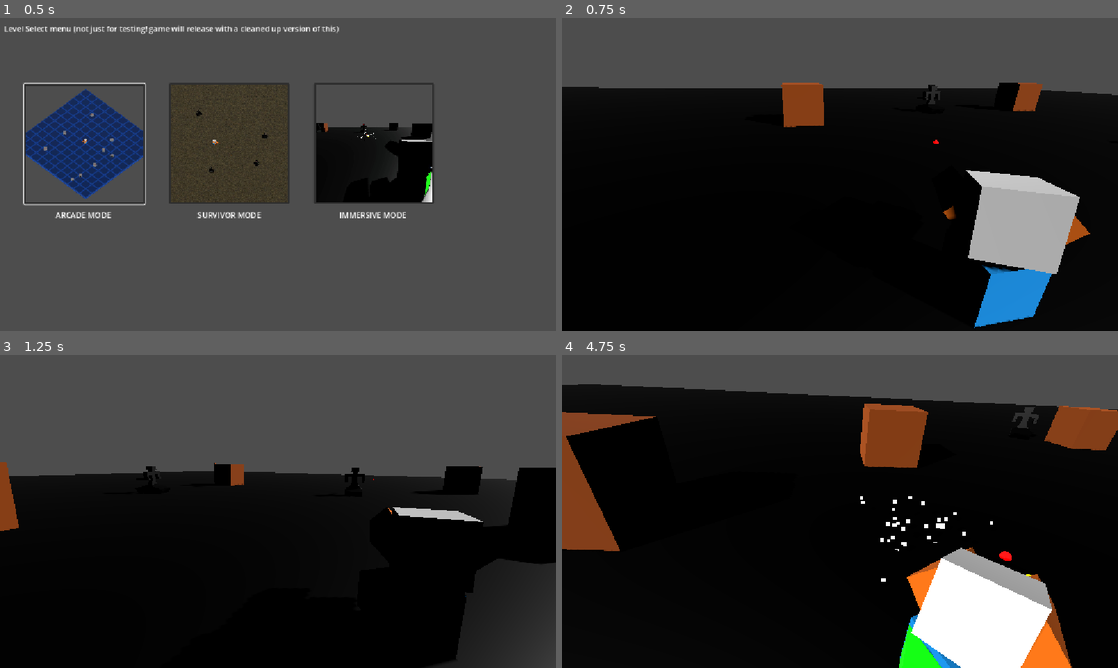
Above: before the commit, frames 1-4 (two rows, left to right).
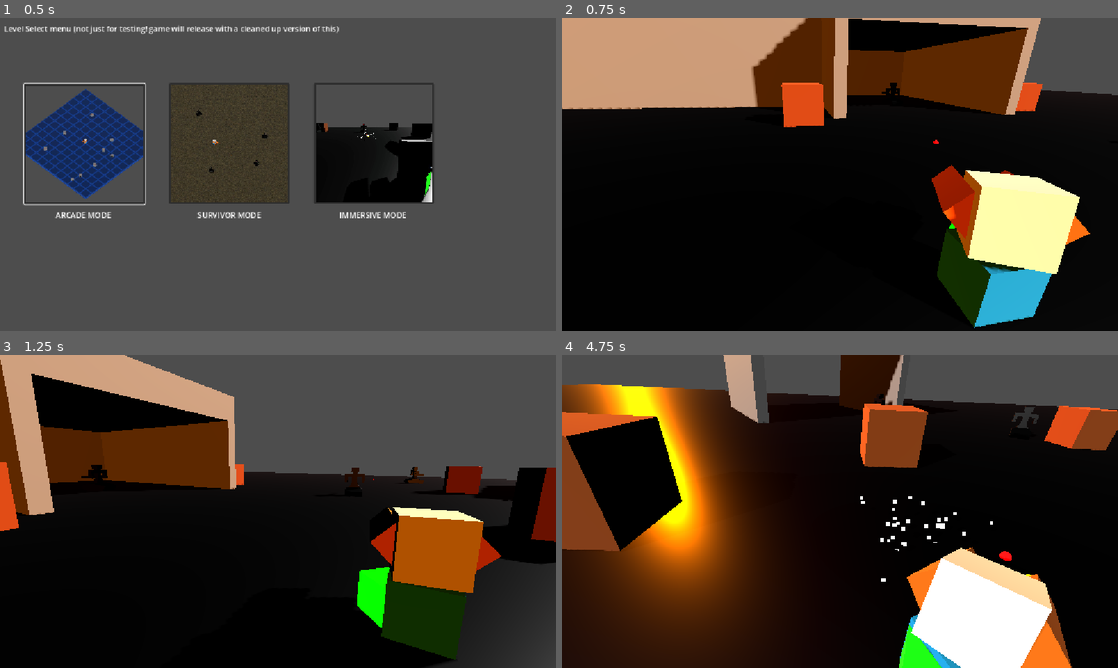
Above: after the commit, the same moments.

Repository: Gamkedo/terminus-2k28
Game: Godot game, scene res://level_menu.tscn
Same seed, same stepped clock (60 frames per second), same inputs: the game is played once before the commit and once after it.
Inputs (mouse positions are in pixels of both pictures, inside the frame that each line leads up to):
- Up to frame 1 (0.5 s): no input
- Up to frame 2 (0.75 s): click (934, 143) at 0.5 s
- Up to frame 3 (1.25 s): no input
- Up to frame 4 (4.75 s): move the mouse to (962, 495) at 1.27 s; press the mouse at (962, 495) at 1.28 s; hold D (walk_right) 1.28-2.03 s; move the mouse to (728, 527) at 2.02 s; release the mouse at (728, 527) at 2.03 s; hold S (walk_down) 2.03-2.78 s; click (728, 527) at 2.1 s; move the mouse to (895, 442) at 2.77 s; press the mouse at (895, 442) at 2.78 s; hold D (walk_right) 2.78-3.53 s; move the mouse to (812, 574) at 3.52 s; release the mouse at (812, 574) at 3.53 s; hold W (walk_up) 3.53-4.28 s; click (812, 574) at 3.6 s; move the mouse to (1006, 558) at 4.27 s; press the mouse at (1006, 558) at 4.28 s; hold A (walk_left) from 4.28 s (still down)

Frame 1 is identical in both runs. In frame 2, 34% of the frame differs, in the area x 0-95%, y 0-100%; in frame 3, 27%; in frame 4, 32%.

Commit message:
Added example buildings to immersive zone

Diff:
--- a/Scenes - Levels/areaC.tscn
+++ b/Scenes - Levels/areaC.tscn
@@ -31,6 +31,11 @@
 transform = Transform3D(0.73278594, -0.32673866, 0.59688085, 5.3732524e-08, 0.8771734, 0.48017368, -0.6804593, -0.35186443, 0.64278036, 23.942041, 17.40335, 0)
 shadow_enabled = true
 
+[node name="Sun2" type="DirectionalLight3D" parent="Environment" unique_id=2057679840]
+transform = Transform3D(0.48363605, 0.42028117, -0.76776284, -0.28596014, 0.9049097, 0.3152221, 0.82723814, 0.06709677, 0.5578307, 11.6279, 17.40335, 4.5625114)
+light_color = Color(1, 0.4745098, 0, 1)
+light_energy = 0.5
+
 [node name="Camera3D" type="Camera3D" parent="." unique_id=1314461]
 transform = Transform3D(0.9983916, -0.028389657, 0.049073208, 0, 0.865588, 0.50075686, -0.056693494, -0.49995145, 0.8641958, -1.8925362, 3.693531, 2.1149712)
 fov = 65.0
@@ -42,7 +47,16 @@
 [node name="Starter Enemies" type="Node3D" parent="." unique_id=849493121]
 
 [node name="EnemyModelDemo" parent="Starter Enemies" unique_id=533656628 instance=ExtResource("4_itglv")]
-transform = Transform3D(1, 0, 0, 0, 1, 0, 0, 0, 1, 10.37533, -3.8146973e-06, -19.88921)
+transform = Transform3D(1, 0, 0, 0, 1, 0, 0, 0, 1, 8.9980755, -3.8146973e-06, -26.190989)
+
+[node name="EnemyModelDemo5" parent="Starter Enemies" unique_id=1201961037 instance=ExtResource("4_itglv")]
+transform = Transform3D(1, 0, 0, 0, 1, 0, 0, 0, 1, 18.998075, -3.8146973e-06, 44.809013)
+
+[node name="EnemyModelDemo6" parent="Starter Enemies" unique_id=1172971922 instance=ExtResource("4_itglv")]
+transform = Transform3D(1, 0, 0, 0, 1, 0, 0, 0, 1, 38.998077, -3.8146973e-06, -1.1909866)
+
+[node name="EnemyModelDemo7" parent="Starter Enemies" unique_id=1481763437 instance=ExtResource("4_itglv")]
+transform = Transform3D(1, 0, 0, 0, 1, 0, 0, 0, 1, -32.001923, -3.8146973e-06, 9.809013)
 
 [node name="EnemyModelDemo2" parent="Starter Enemies" unique_id=488020601 instance=ExtResource("4_itglv")]
 transform = Transform3D(1, 0, 0, 0, 1, 0, 0, 0, 1, -15.697277, -1.1444092e-05, -3.6301289)
@@ -75,3 +89,57 @@
 
 [node name="Example Obstacle3" parent="Obstacles" unique_id=65270144 instance=ExtResource("6_mhi1n")]
 transform = Transform3D(2.665, 0, 0, 0, 2.665, 0, 0, 0, 2.665, 9.485076, 1.3550231, 5.2785163)
+
+[node name="Corner segment" type="CSGCombiner3D" parent="Obstacles" unique_id=1649574598]
+transform = Transform3D(1, 0, 0, 0, 1, 0, 0, 0, 1, 0.87798405, 0, -17.900833)
+
+[node name="CSGBox3D" type="CSGBox3D" parent="Obstacles/Corner segment" unique_id=370581416]
+transform = Transform3D(1, 0, 0, 0, 1, 0, 0, 0, 1, 8, 4.5, -12)
+size = Vector3(17, 10, 25)
+
+[node name="CSGBox3D" type="CSGBox3D" parent="Obstacles/Corner segment/CSGBox3D" unique_id=1152991735]
+transform = Transform3D(1, 0, 0, 0, 1, 0, 0, 0, 1, 0, -1.5, 0.5)
+operation = 2
+size = Vector3(15, 8, 24)
+
+[node name="CSGBox3D2" type="CSGBox3D" parent="Obstacles/Corner segment/CSGBox3D" unique_id=2010986043]
+transform = Transform3D(-4.371139e-08, 0, -1, 0, 1, 0, 1, 0, -4.371139e-08, -21, 0, -4)
+size = Vector3(17, 10, 25)
+
+[node name="CSGBox3D3" type="CSGBox3D" parent="Obstacles/Corner segment/CSGBox3D" unique_id=947532387]
+transform = Transform3D(-4.371139e-08, 0, -1, 0, 1, 0, 1, 0, -4.371139e-08, -19, -1.5, -4)
+operation = 2
+size = Vector3(15, 8, 29)
+
+[node name="Corner segment2" type="CSGCombiner3D" parent="Obstacles" unique_id=1787378531]
+transform = Transform3D(-0.2588191, 0, -0.96592593, 0, 1, 0, 0.96592593, 0, -0.2588191, 19.877983, -0.12721443, 39.04118)
+
+[node name="CSGBox3D" type="CSGBox3D" parent="Obstacles/Corner segment2" unique_id=738252768]
+transform = Transform3D(1, 0, 0, 0, 1, 0, 0, 0, 1, 8, 4.5, -12)
+size = Vector3(17, 10, 25)
+
+[node name="CSGBox3D" type="CSGBox3D" parent="Obstacles/Corner segment2/CSGBox3D" unique_id=1159950181]
+transform = Transform3D(1, 0, 0, 0, 1, 0, 0, 0, 1, 0, -1.5, 0.5)
+operation = 2
+size = Vector3(15, 8, 24)
+
+[node name="CSGBox3D2" type="CSGBox3D" parent="Obstacles/Corner segment2/CSGBox3D" unique_id=885181697]
+transform = Transform3D(-4.371139e-08, 0, -1, 0, 1, 0, 1, 0, -4.371139e-08, -21, 0, -4)
+size = Vector3(17, 10, 25)
+
+[node name="CSGBox3D3" type="CSGBox3D" parent="Obstacles/Corner segment2/CSGBox3D" unique_id=603275171]
+transform = Transform3D(-4.371139e-08, 0, -1, 0, 1, 0, 1, 0, -4.371139e-08, -19, -1.5, -4)
+operation = 2
+size = Vector3(15, 8, 29)
+
+[node name="Arch" type="CSGCombiner3D" parent="Obstacles" unique_id=239744114]
+transform = Transform3D(-0.50000006, 0, 0.8660254, 0, 1, 0, -0.8660254, 0, -0.50000006, -22.753056, 0, 14.328699)
+
+[node name="CSGBox3D" type="CSGBox3D" parent="Obstacles/Arch" unique_id=1186772034]
+transform = Transform3D(1, 0, 0, 0, 1, 0, 0, 0, 1, 8, 4.5, -6)
+size = Vector3(17, 10, 13)
+
+[node name="CSGBox3D" type="CSGBox3D" parent="Obstacles/Arch/CSGBox3D" unique_id=1898010130]
+transform = Transform3D(1, 0, 0, 0, 1, 0, 0, 0, 1, 0, -1.5, 0.5)
+operation = 2
+size = Vector3(15, 8, 14)
